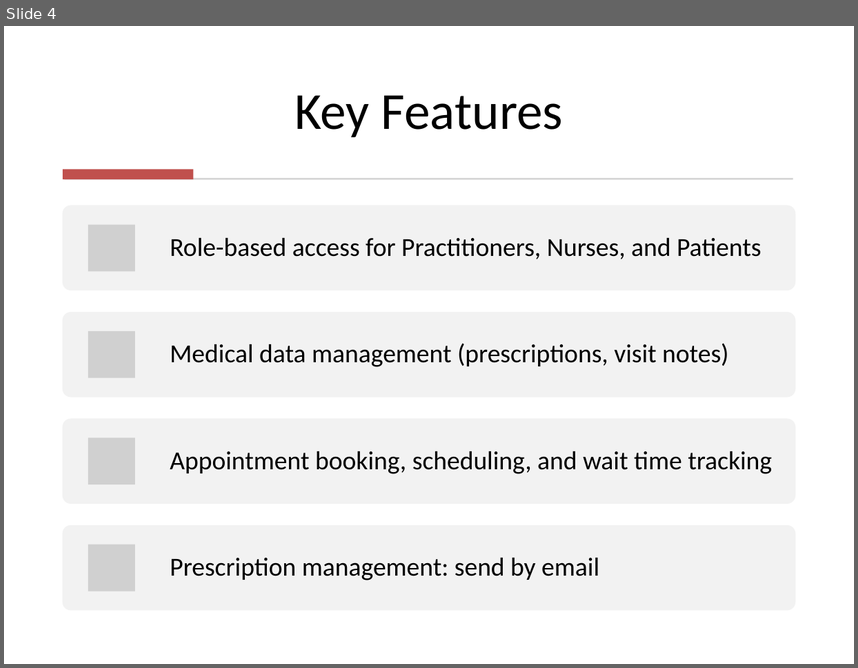
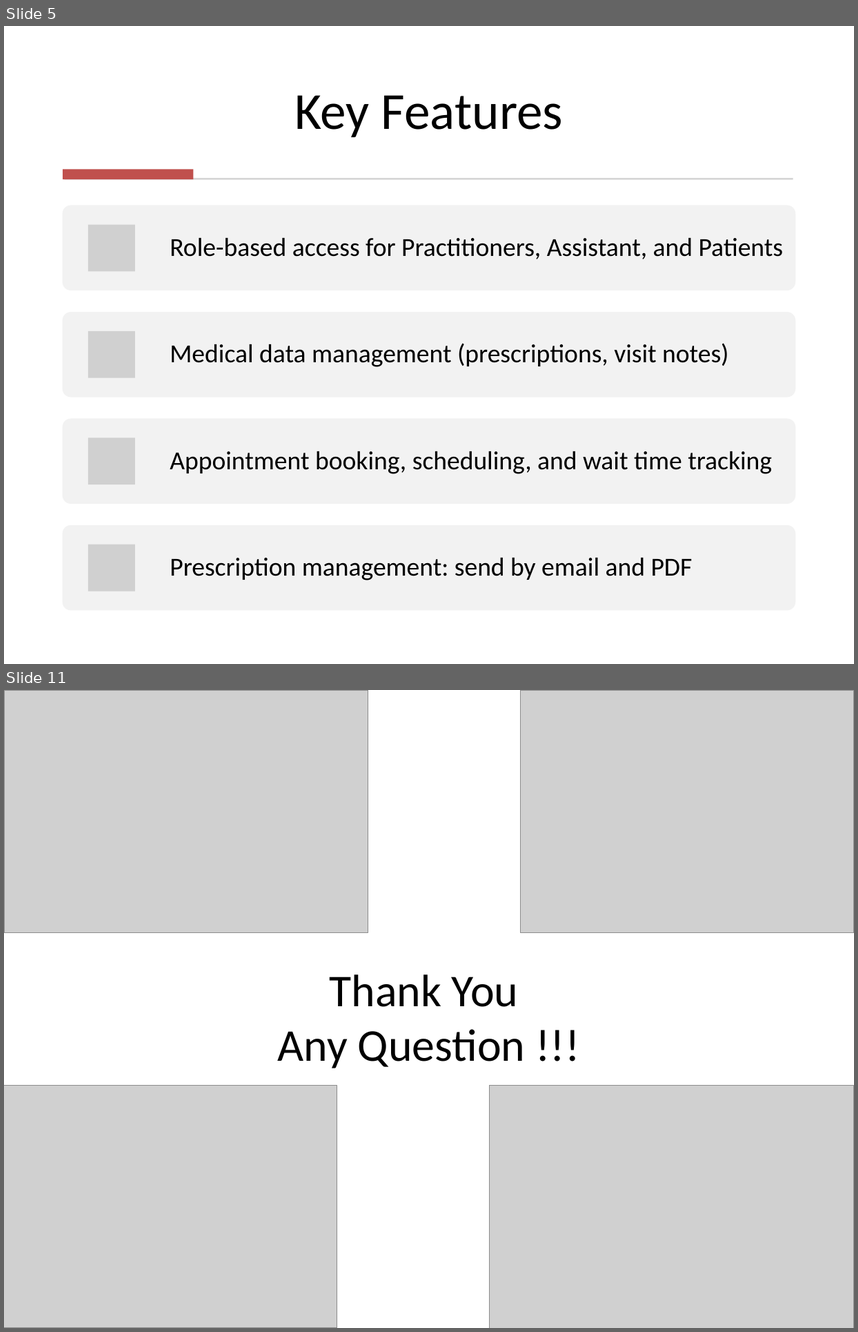
Before and after one commit to Zughayyar/MediTrack_MERN_Project, a slide deck: MediTracker.pptx. Shown one above the other, each under a label of ours: slide 4 before the commit, slides 5 and 11 after it; the slides between them are not shown. The pictures are 858x668 and 858x1332 pixels, drawn with LibreOffice and Linux fonts; fonts in the diff are those of the drawing; grey boxes stand for pictures. Boxes give left, top, right and bottom in pixels: in the first picture for what was removed or moved away, otherwise in the second. Text is boxed around its words. In the diff, an @@ line names an element or a change of style, - is before the commit and + after.

```diff
--- a/MediTracker.pptx
+++ b/MediTracker.pptx
@@ slide 11 added at bbox=[4, 690, 854, 1328], background #FFFFFF @@
@@ picture added at bbox=[4, 690, 368, 932] @@
@@ picture added at bbox=[521, 690, 854, 932] @@
@@ text added at bbox=[278, 974, 526, 1068], 38.5 pt, text #000000 @@
+Thank You
+Any Question !!!
@@ picture added at bbox=[4, 1085, 337, 1328] @@
@@ picture added at bbox=[489, 1085, 853, 1328] @@
@@ what was slide 4 is now slide 5 @@
@@ slide 5 changed as well @@
@@ text at bbox=[170, 238, 784, 259]: text changed @@
-Role-based access for Practitioners, Nurses, and Patients
+Role-based access for Practitioners, Assistant, and Patients
@@ text at bbox=[170, 557, 693, 580]: text changed @@
-Prescription management: send by email
+Prescription management: send by email and PDF
```
Also in this commit, not shown: 3 other slides changed, 6 other slides added, 4 slides removed, 5 other files.
